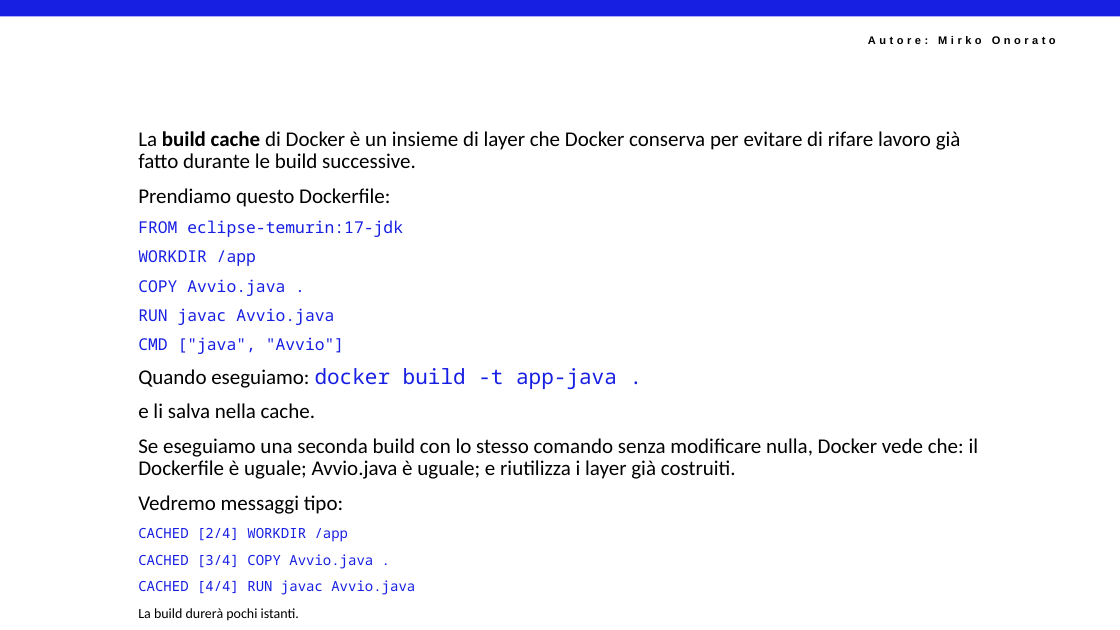
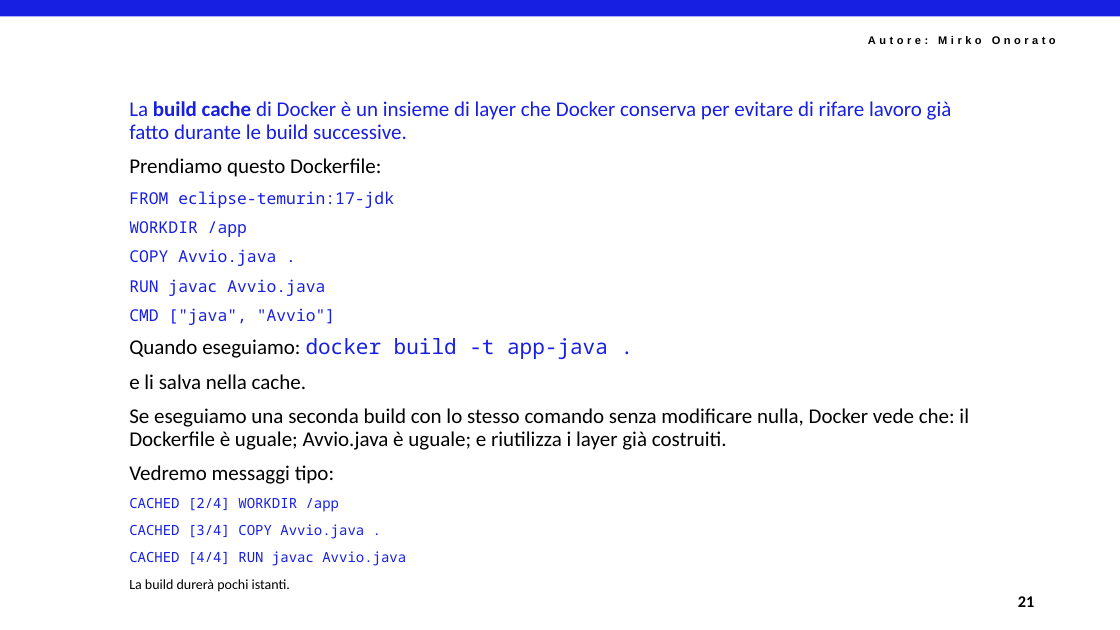
Before and after one commit to mirkoSkF/Docker-Labs, a slide deck: slide 23 of Raccolta esercizi - Docker Atomo.pptx. Drawn at 1120x630 pixels with LibreOffice and Linux fonts; fonts in the diff are those of the drawing; background and template pictures are left out. Boxes give left, top, right and bottom in pixels: in the first picture for what was removed or moved away, otherwise in the second. Text is boxed around its words. In the diff, an @@ line names an element or a change of style, - is before the commit and + after.

```diff
--- a/Raccolta esercizi - Docker Atomo.pptx
+++ b/Raccolta esercizi - Docker Atomo.pptx
@@ text "La build cache di Docker ...": place and size @@
-text "La build cache di Docker ..." at (138, 131, 979, 621)
+text "La build cache di Docker ..." at (129, 101, 969, 592)
@@ text at (129, 101, 952, 139): text colour #000000 to #171FE2 in "La build cache di Docker è un ..." @@
@@ text added at (1018, 596, 1035, 607), 14 pt, text #000000, bold @@
+21
```
Also in this commit, not shown: 21 other slides changed, 13 slides added.
